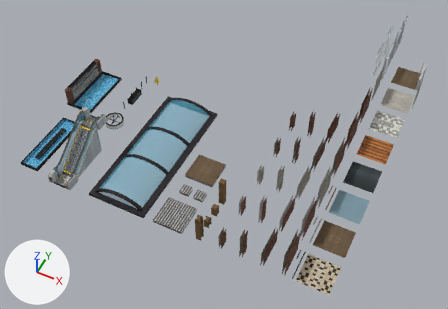
Renders of the Blender file Assets/VXR1161/Models/DealStealer-ModelKit.blend from each side of a commit.
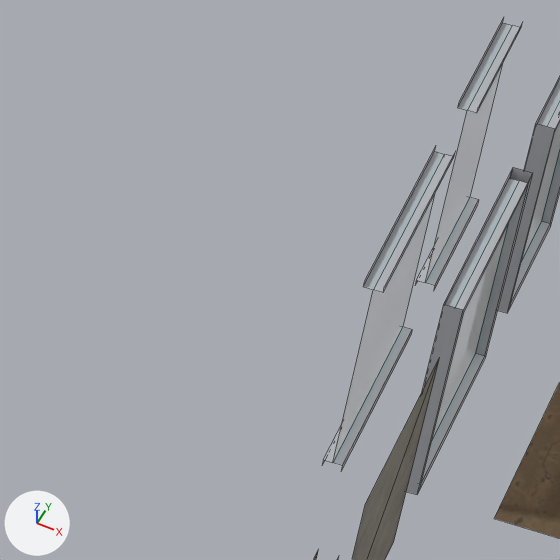
The first picture shows the older version from a 50 mm camera at (3.7, -26.9, 46.2) aimed at (-16.2, 13.0, -3.7). The close-ups show the older and then the newer version on the part from 75% to 89% of the width and 8% to 28% of the height of that picture. Only the edits that show in the close-ups are written down. Every picture has the same lights, and +X, +Y and +Z are marked at lower left. The close-ups show mesh edges as thin lines.

Objects in the first close-up: 'Concrete Wall', 'Floor Tile B.001', 'Window Wall', 'Window Wall.Bridge', 'Window Wall.Small', 'Window Wall.Small.Bridge'.
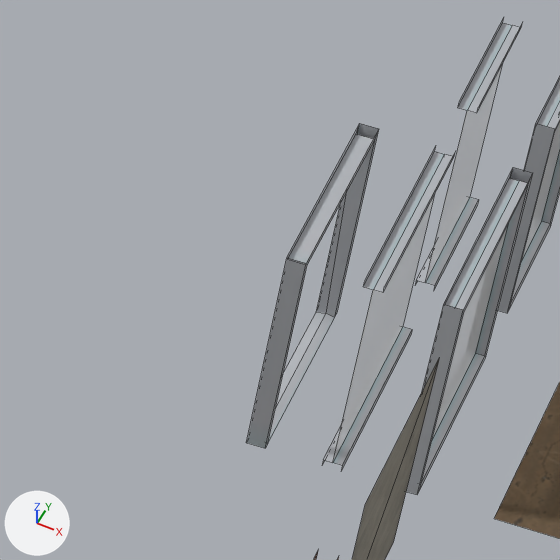
Pixel boxes [x1, y1, x2, y2] of what changed, in the close-ups (560 x 560 px):
'Door Frame', added: after [247, 124, 379, 448]

The change, as a list of edits to the scene's bpy script:
```text
Add me_cube_060:
    me_cube_060.from_pydata(...)  # 18 vertices, 15 faces; spans x -2.0..0.0, y 0.0..2.0, z 0.0..2.0
    me_cube_060.materials.append(mat_trim_sheet)  # picture img_mall__trim_sheet__png
Add ob_door_frame:
    ob_door_frame = bpy.data.objects.new('Door Frame', me_cube_060)
    ob_door_frame.location = (-6.0, 28.0, 0.0)
    ob_door_frame.scale = (0.125, 1.5, 1.5)
```
